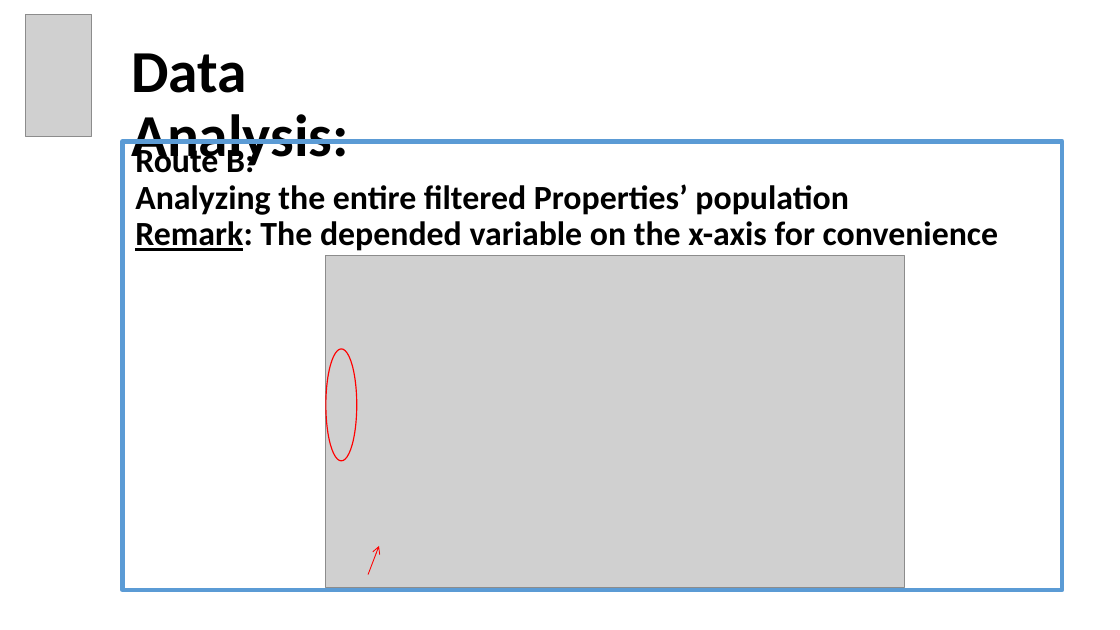
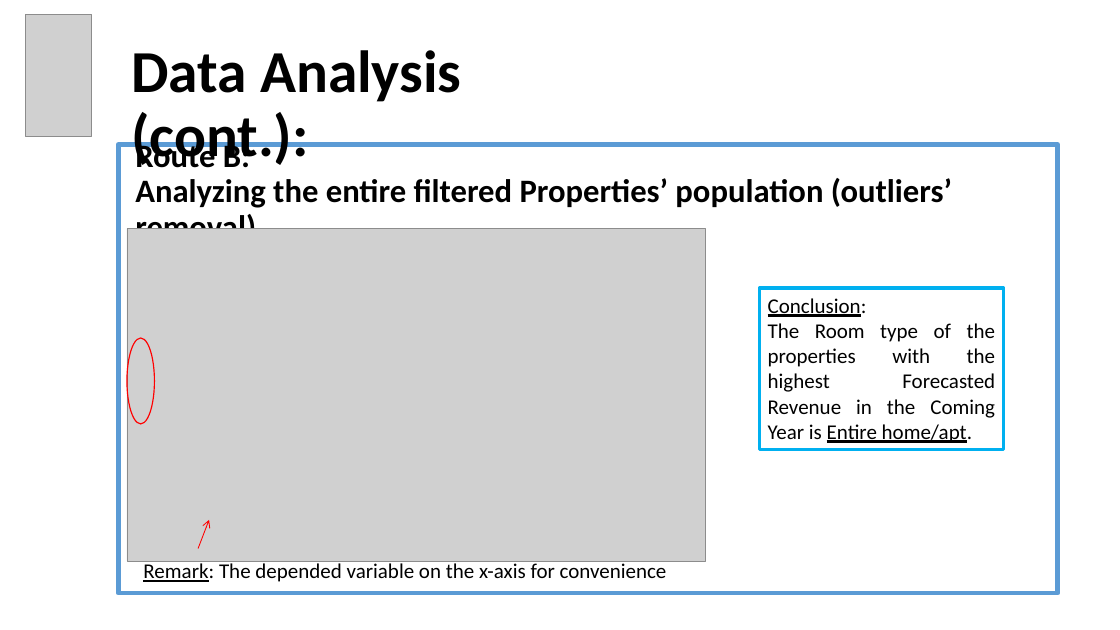
Before and after one commit to OdedMark/DataAnalystCourseFinalProject, a slide deck: slide 15 of Final Project Data Analyst Program Hebrew University of Jerusalem.pptx (slide 13 before the commit). Drawn at 1120x630 pixels with LibreOffice and Linux fonts; fonts in the diff are those of the drawing; grey boxes stand for pictures. Boxes give left, top, right and bottom in pixels: in the first picture for what was removed or moved away, otherwise in the second. Text is boxed around its words. In the diff, an @@ line names an element or a change of style, - is before the commit and + after.

```diff
--- a/Final Project Data Analyst Program Hebrew University of Jerusalem.pptx
+++ b/Final Project Data Analyst Program Hebrew University of Jerusalem.pptx
@@ title at (x1=131, y1=50, x2=462, y2=168): text changed @@
-Data Analysis:
+Data Analysis (cont.):
@@ rectangle moved from (x1=123, y1=141, x2=1062, y2=590) to (x1=118, y1=145, x2=1058, y2=593) @@
@@ text at (x1=135, y1=141, x2=250, y2=176): size 29 to 28 pt in "Route B:" @@
@@ text at (x1=135, y1=178, x2=952, y2=229): text changed; size 29 to 28 pt @@
-Analyzing the entire filtered Properties’ population
-Remark: The depended variable on the x-axis for convenience
+Analyzing the entire filtered Properties’ population (outliers’ removal)
@@ picture moved from (x1=326, y1=255, x2=905, y2=588) to (x1=127, y1=229, x2=706, y2=561) @@
@@ rectangle added at (x1=760, y1=288, x2=1004, y2=450), outline #00B0F0 3 pt, 18 pt, text #000000 @@
+Conclusion:
+The Room type of the properties with the highest Forecasted Revenue in the Coming Year is Entire home/apt.
@@ ellipse resized from (x1=326, y1=349, x2=357, y2=460) to (x1=127, y1=338, x2=155, y2=423) @@
@@ arrow moved from (368, 575) - (379, 546) to (198, 549) - (209, 520) @@
@@ text added at (x1=143, y1=561, x2=667, y2=582), 18 pt, text #000000 @@
+Remark: The depended variable on the x-axis for convenience
```
Also in this commit, not shown: 11 other slides changed, 3 slides added.
